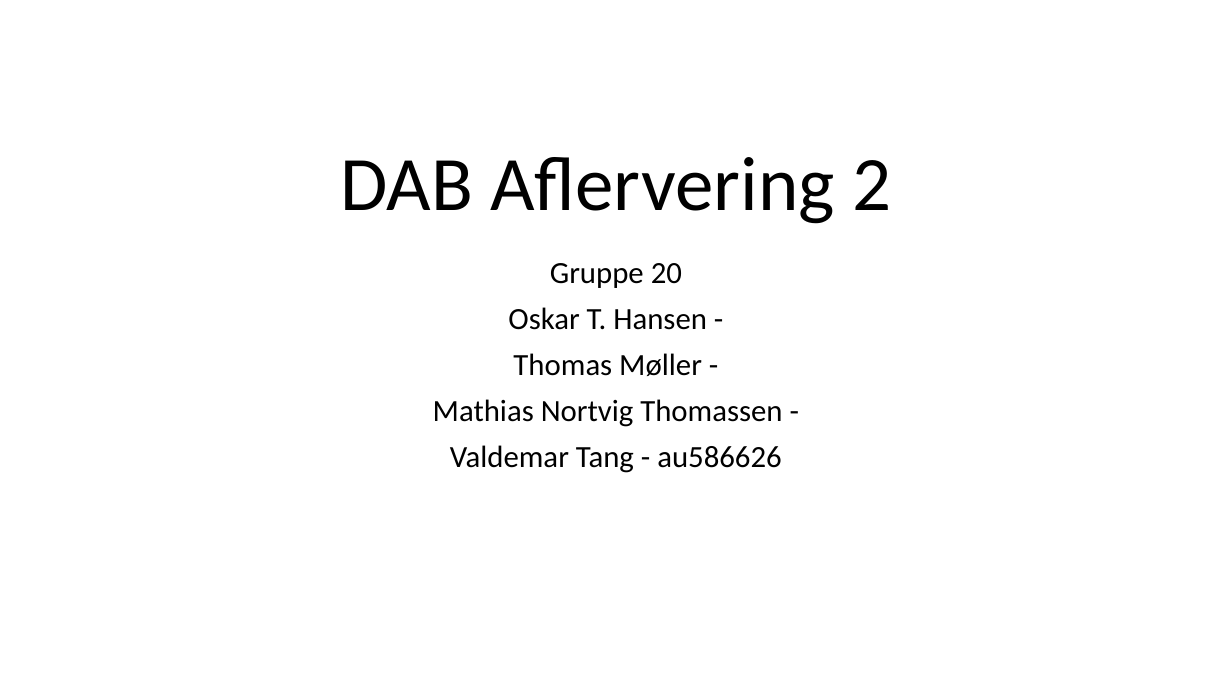
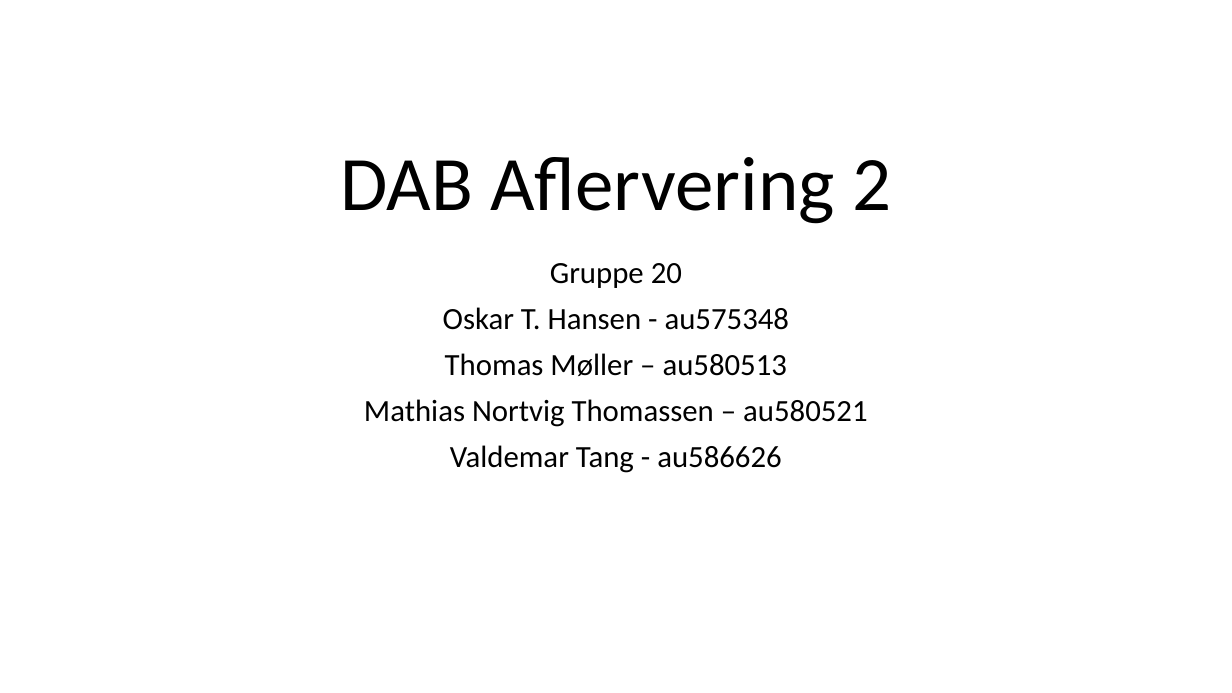
Before and after one commit to SWTGruppe29/Blackboard_2_0, a slide deck: slide 1 of Præsentation.pptx. Drawn at 1232x693 pixels with LibreOffice and Linux fonts; fonts in the diff are those of the drawing. Boxes give left, top, right and bottom in pixels: in the first picture for what was removed or moved away, otherwise in the second. Text is boxed around its words. In the diff, an @@ line names an element or a change of style, - is before the commit and + after.

Commit message:
auid

```diff
--- a/Præsentation.pptx
+++ b/Præsentation.pptx
@@ subtitle at (364,307,867,427): text changed @@
-Oskar T. Hansen -
-Thomas Møller -
-Mathias Nortvig Thomassen -
+Oskar T. Hansen - au575348
+Thomas Møller – au580513
+Mathias Nortvig Thomassen – au580521
```
